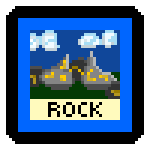
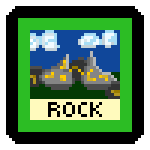
Before/after of a 150 × 150 layered artwork. What changed in the layer stack:
showed "EnvironmentBorder" over [18, 18, 132, 132]
hid "HumanBorder", painted on it over [18, 18, 132, 132]
